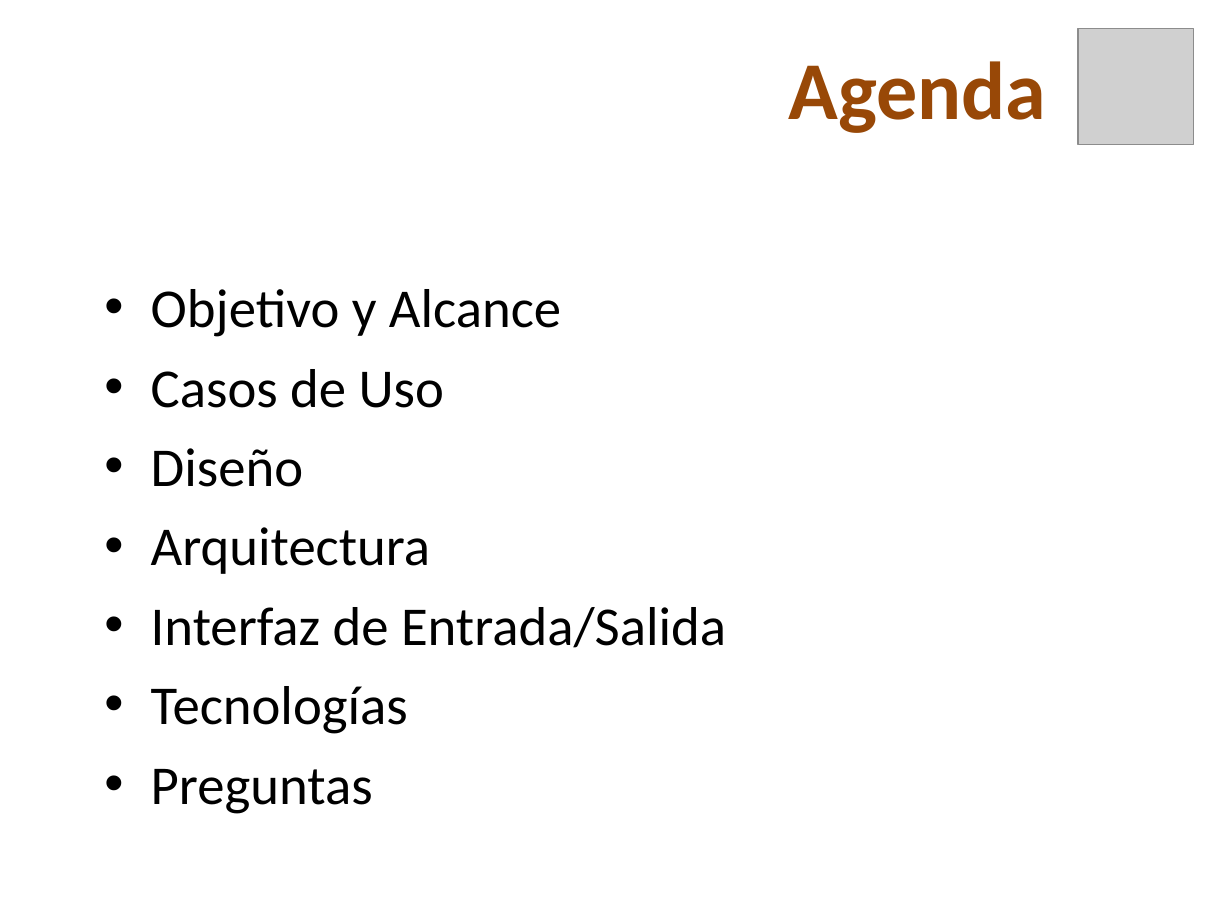
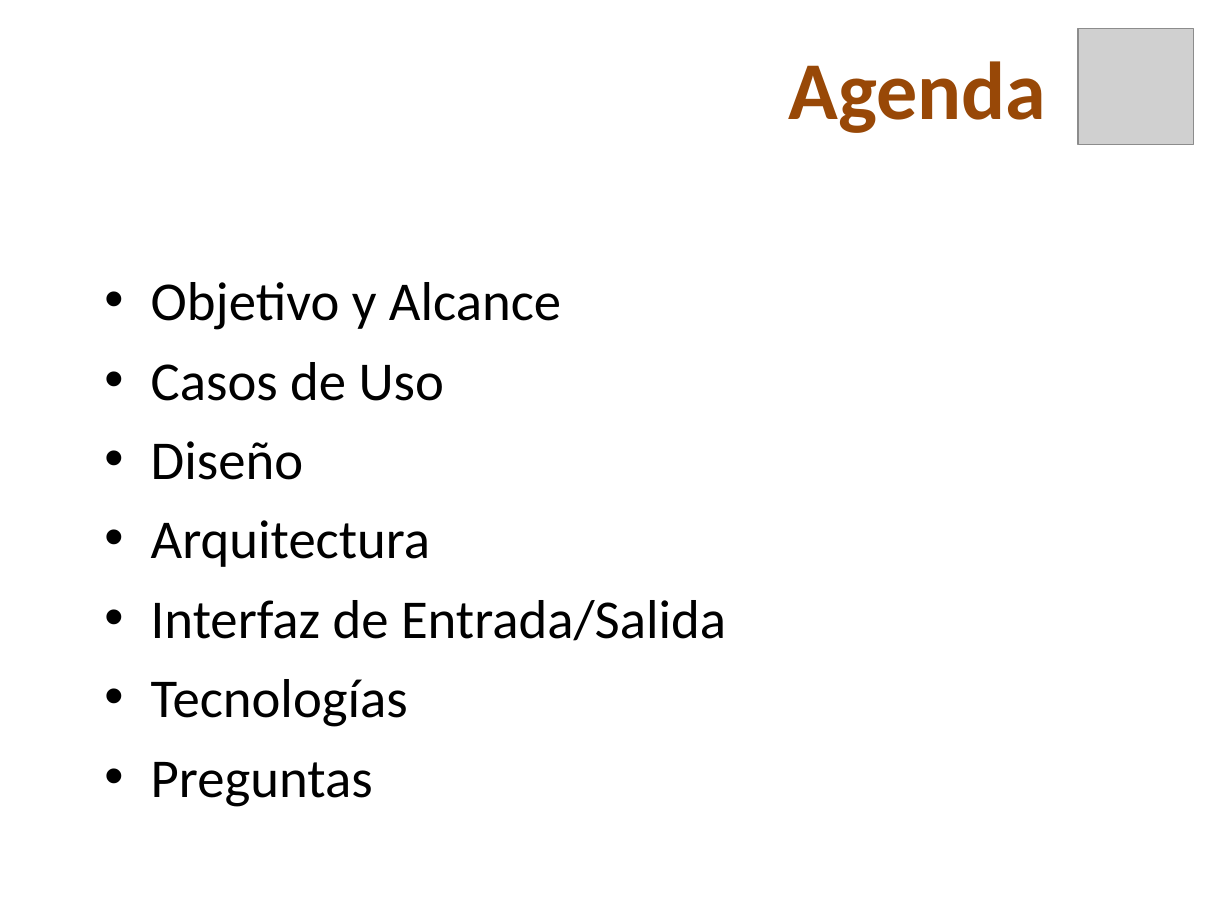
Before and after one commit to skiel85/taller-desarrollo-proyectos-i, a slide deck: slide 2 of Presentaciones/PresentacionDesarrollo.ppt. Drawn at 1232x924 pixels with LibreOffice and Linux fonts; fonts in the diff are those of the drawing; grey boxes stand for pictures; background and template pictures are left out. Boxes give left, top, right and bottom in pixels: in the first picture for what was removed or moved away, otherwise in the second. Text is boxed around its words. In the diff, an @@ line names an element or a change of style, - is before the commit and + after.

```diff
--- a/Presentaciones/PresentacionDesarrollo.ppt
+++ b/Presentaciones/PresentacionDesarrollo.ppt
@@ text "Objetivo y Alcance": place and size @@
-text "Objetivo y Alcance" at [151, 289, 726, 814]
+text "Objetivo y Alcance" at [151, 282, 726, 807]
```
Also in this commit, not shown: 2 other slides changed, 1 other file.
